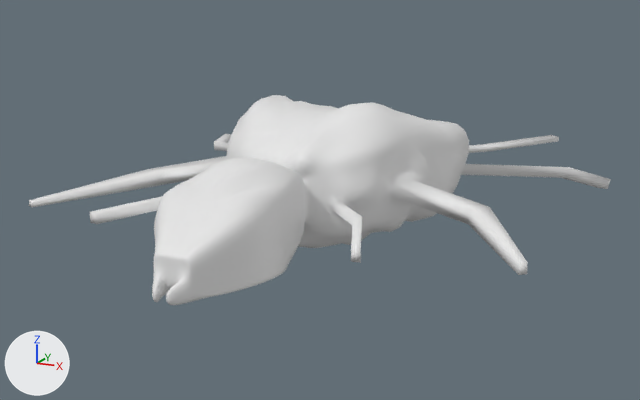
Renders of the Blender file astoria-game/Assets/AI/spider.blend from each side of a commit.
One viewpoint serves both versions: a 50 mm lens placed at (11.3, -17.0, 6.5), pointed at (-0.6, 8.2, -1.0). The lights are fixed; the arrows at lower left show +X, +Y and +Z.
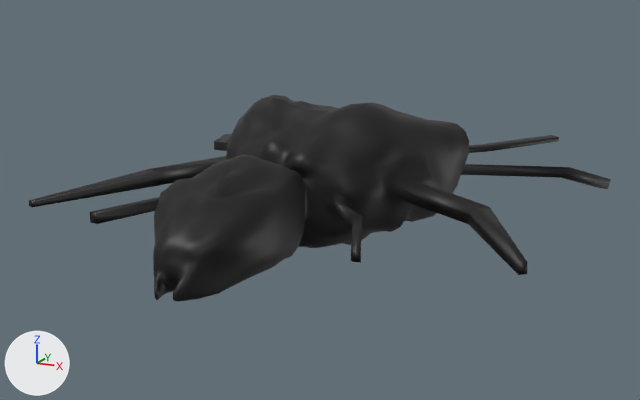
Changed parts and their boxes (x1, y1, x2, y2) in the pictures (640 x 400 px; the box of a moved part takes in the faces that stretch with it):
'Cube', recoloured, reshaped (white to black)
    before: (29, 95, 611, 305)
    after: (29, 95, 611, 302)
part 1 of me_cube_001, moved or reshaped
    before: (152, 131, 295, 305)
    after: (153, 131, 295, 302)
part 2 of me_cube_001, moved or reshaped
    before: (349, 221, 376, 236)
    after: (349, 220, 376, 235)

The change in detail:
Material 'Material' (mat_material) is new.
Its base color is (0.0, 0.0, 0.0) (black #000000).
me_cube_001 is used by ob_cube; location (0.0, 0.0, 0.0).
me_cube_001 had 2682 vertices, 2680 faces and spanned x -7.8..7.7, y -1.5..19.2, z -1.9..2.5.
me_cube_001 now has 2682 vertices, 2680 faces and spans x -7.8..7.7, y -1.4..19.2, z -1.9..2.5.
me_cube_001 part 1: 437 of 2682 vertices moved; they spanned x -1.8..1.4, y -1.5..5.2, z -1.3..1.5 and now span x -1.9..1.3, y -1.4..5.2, z -1.2..1.6; mean shift (0.0, 0.0, 0.1); largest move (1.3, 1.7, -1.2) -> (0.9, 1.5, -1.1).
Part 2, on me_cube_001:
Vertex 32 of me_cube_001 moves from (2.0, 5.6, -1.0) at pixel (361, 230) to (2.0, 5.6, -0.9) at pixel (362, 228).
me_cube_001 now uses material mat_material (black #000000).
